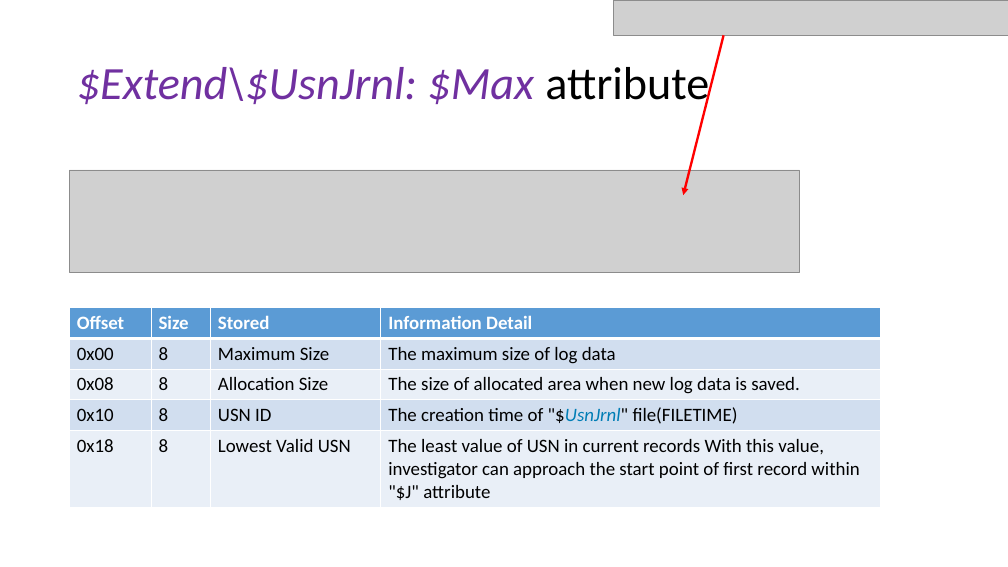
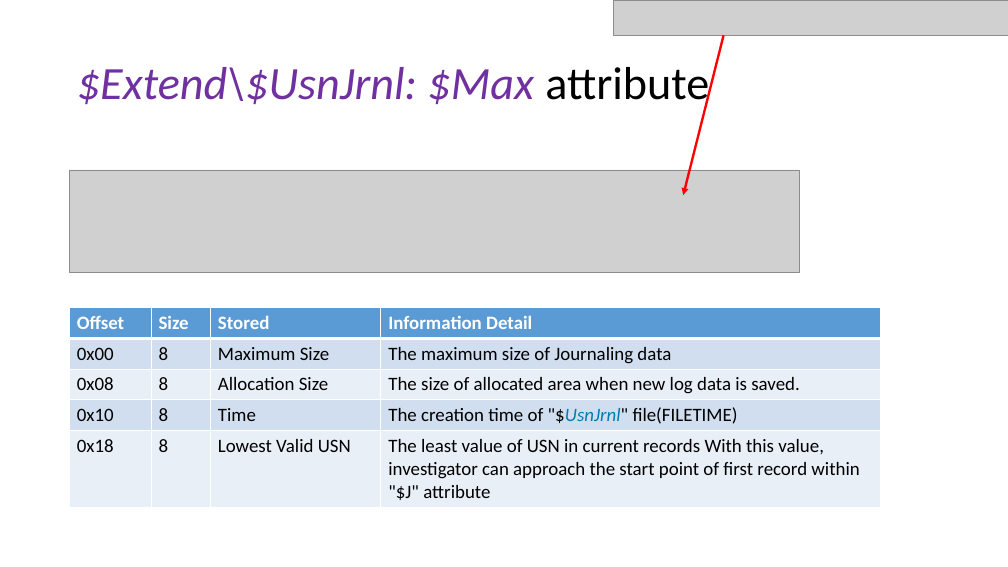
Before and after one commit to frankwxu/digital-forensics-lab, a slide deck: slide 6 of NIST_Data_Leakage_Case/NIST_Data_Leakage_05_USNJournaling.pptx. Drawn at 1008x567 pixels with LibreOffice and Linux fonts; fonts in the diff are those of the drawing; grey boxes stand for pictures; background and template pictures are left out. Boxes give left, top, right and bottom in pixels: in the first picture for what was removed or moved away, otherwise in the second. Text is boxed around its words. In the diff, an @@ line names an element or a change of style, - is before the commit and + after.

```diff
--- a/NIST_Data_Leakage_Case/NIST_Data_Leakage_05_USNJournaling.pptx
+++ b/NIST_Data_Leakage_Case/NIST_Data_Leakage_05_USNJournaling.pptx
@@ table at bbox=[70, 308, 881, 506] @@
-row 2, column 4: The maximum size of log data
+row 2, column 4: The maximum size of Journaling data
-row 4, column 3: USN ID
+row 4, column 3: Time
```
Also in this commit, not shown: 6 other slides changed, 9 slides added, 10 other files.
